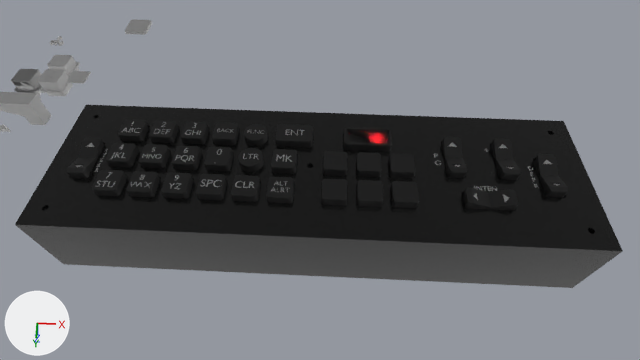
The Blender file A-10CV1.2/A-10C-UFC/A10UFC.blend as it was, and as the next commit left it.
The view is the same before and after, from the file's camera 'Camera'. Arrows for +X, +Y and +Z are at lower left; the lights stay in place.
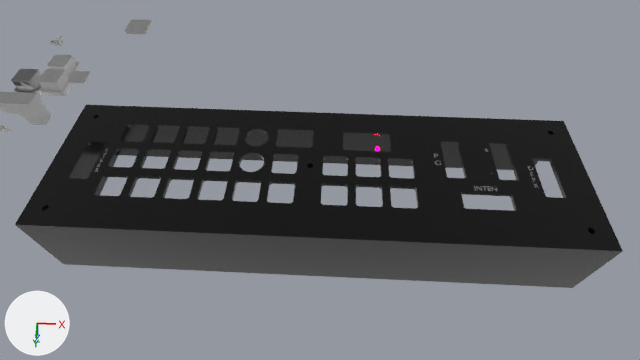
Edits to the bpy script that builds the scene:
```text
Change ob_button1:
    add ob_button1.hide_set(True)
Change ob_button2:
    add ob_button2.hide_set(True)
Change ob_button3:
    add ob_button3.hide_set(True)
Change ob_button4:
    add ob_button4.hide_set(True)
Change ob_button5:
    add ob_button5.hide_set(True)
Change ob_button6:
    add ob_button6.hide_set(True)
Change ob_button7:
    add ob_button7.hide_set(True)
Change ob_button8:
    add ob_button8.hide_set(True)
Change ob_button9:
    add ob_button9.hide_set(True)
Change ob_button10:
    add ob_button10.hide_set(True)
Change ob_button11:
    add ob_button11.hide_set(True)
Change ob_button12:
    add ob_button12.hide_set(True)
Change ob_button13:
    add ob_button13.hide_set(True)
Change ob_button14:
    add ob_button14.hide_set(True)
Change ob_button19:
    add ob_button19.hide_set(True)
Change ob_button16:
    add ob_button16.hide_set(True)
Change ob_button17:
    add ob_button17.hide_set(True)
Change ob_button18:
    add ob_button18.hide_set(True)
Change ob_button20:
    add ob_button20.hide_set(True)
Change ob_button21:
    add ob_button21.hide_set(True)
Change ob_button22:
    add ob_button22.hide_set(True)
Change ob_buttonrocker_001:
    add ob_buttonrocker_001.hide_set(True)
Change ob_buttonent:
    add ob_buttonent.hide_set(True)
Change ob_cylinder:
    add ob_cylinder.hide_set(True)
Change ob_buttonrocker_002:
    add ob_buttonrocker_002.hide_set(True)
Change ob_buttonrocker_003:
    add ob_buttonrocker_003.hide_set(True)
Change ob_buttonrocker_004:
    add ob_buttonrocker_004.hide_set(True)
Change ob_buttonrocker_005:
    add ob_buttonrocker_005.hide_set(True)
Change ob_mastcaution:
    add ob_mastcaution.hide_set(True)
```

Pixel boxes [x1, y1, x2, y2] of what changed, in the pictures (640 x 360 px):
'MastCaution', hidden
    before: [343, 127, 392, 152]
'ButtonRocker.005', hidden (black)
    before: [462, 188, 519, 211]
'ButtonRocker.004', hidden (black)
    before: [533, 154, 568, 198]
'Cylinder', hidden (black)
    before: [238, 124, 268, 172]
'ButtonRocker.001', hidden (black)
    before: [67, 137, 105, 179]
'ButtonRocker.003', hidden (black)
    before: [490, 139, 521, 180]
'ButtonENT', hidden (black)
    before: [275, 124, 313, 148]
'ButtonRocker.002', hidden (black)
    before: [441, 137, 467, 178]
'Button7', hidden (black)
    before: [92, 170, 127, 196]
'Button8', hidden (black)
    before: [126, 171, 161, 198]
'Button9', hidden (black)
    before: [161, 172, 194, 199]
'Button22', hidden (black)
    before: [390, 181, 419, 208]
'Button12', hidden (black)
    before: [196, 174, 227, 200]
'Button13', hidden (black)
    before: [231, 175, 261, 202]
'Button21', hidden (black)
    before: [356, 180, 383, 207]
'Button19', hidden (black)
    before: [266, 177, 295, 203]
'Button20', hidden (black)
    before: [321, 179, 347, 206]
'Button4', hidden (black)
    before: [106, 143, 139, 167]
'Button5', hidden (black)
    before: [138, 144, 170, 169]
'Button10', hidden (black)
    before: [204, 147, 234, 171]
'Button6', hidden (black)
    before: [172, 146, 202, 170]
'Button18', hidden (black)
    before: [388, 153, 415, 179]
'Button17', hidden (black)
    before: [356, 152, 382, 177]
'Button14', hidden (black)
    before: [271, 149, 298, 174]
'Button16', hidden (black)
    before: [323, 151, 348, 176]
'Button1', hidden (black)
    before: [118, 119, 149, 142]
'Button2', hidden (black)
    before: [149, 120, 179, 143]
'Button11', hidden (black)
    before: [212, 122, 239, 145]
'Button3', hidden (black)
    before: [181, 121, 209, 144]
